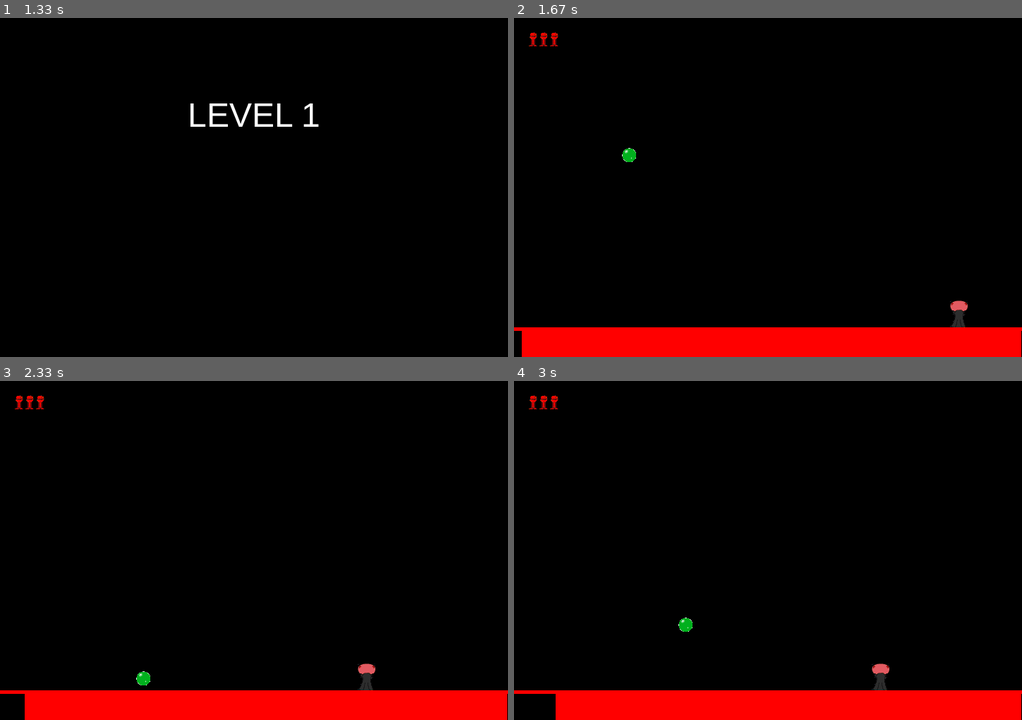
Above: before the commit, frames 1-4 (two rows, left to right).
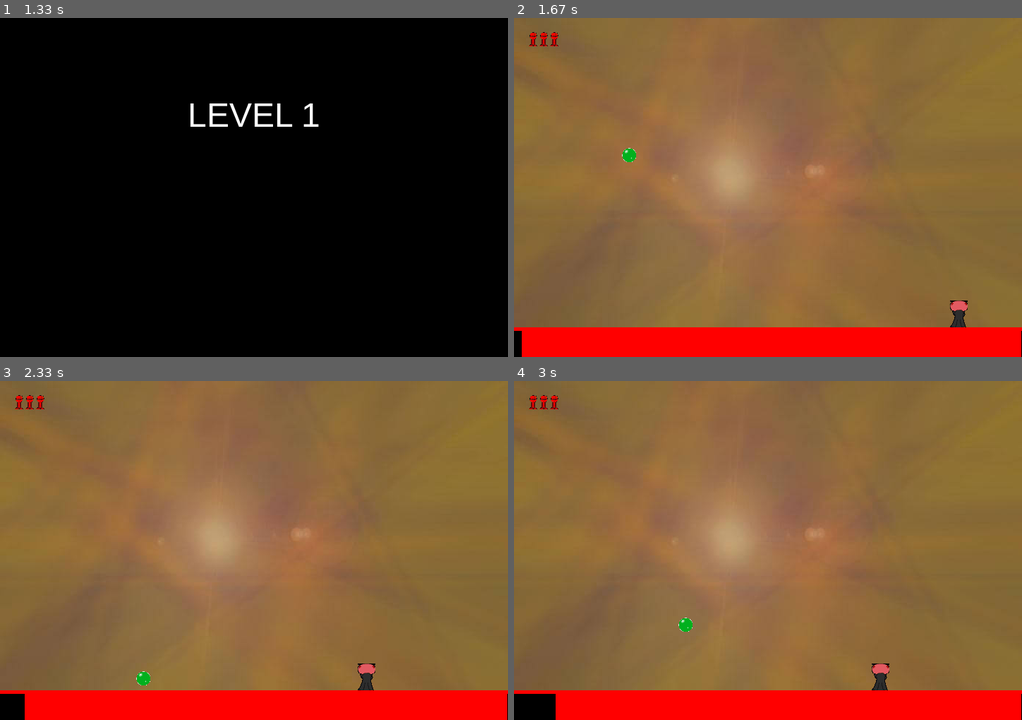
Above: after the commit, the same moments.

Repository: ratchek/bubble-trouble-pygame
Game: pygame game, started from src/game.py
Same seed, same stepped clock (60 frames per second), same inputs: the game is played once before the commit and once after it.
Inputs:
- Up to frame 1 (1.33 s): tap Enter at 0.33 s; hold Right from 1.17 s (still down)
- Up to frame 2 (1.67 s): release Right at 1.63 s
- Up to frame 3 (2.33 s): hold Left 1.67-2.2 s; hold Left from 2.23 s (still down)
- Up to frame 4 (3 s): release Left at 2.63 s; hold Right from 2.67 s (still down)

Frame 1 is identical in both runs. In frame 2, 91% of the frame differs, in the area x 0-100%, y 0-92%; in frame 3, 91%; in frame 4, 91%.

Commit message:
Add background images

Diff:
--- a/src/game.py
+++ b/src/game.py
@@ -84,7 +84,7 @@
 
     def draw(self):
         # draw stuff
-        self.screen.fill(BG_COLOR)
+        Graphics.draw_background(game)
         self.all_sprites.draw(self.screen)
         Graphics.draw_console(game)
         Graphics.draw_lives(game)
--- a/src/graphics.py
+++ b/src/graphics.py
@@ -1,8 +1,18 @@
 import pygame
 from settings import *
 from spritesheet import Spritesheet
+from os import path
 class Graphics:
     sprite_sheet = None
+    @staticmethod
+    def draw_background(game):
+        game.screen.fill(BG_COLOR)
+        background_dir = path.join( path.dirname(__file__), "../img/bg/")
+        background_img = path.join(background_dir, "lvl{}.jpg".format(game.current_level ))
+        background = pygame.image.load(background_img).convert()
+        background = pygame.transform.scale(background, (WIDTH, GAME_FLOOR))
+        background_rect = background.get_rect()
+        game.screen.blit(background, background_rect)
     @staticmethod
     def show_start_screen(game):
         # game splash/start screen
--- a/src/levels.py
+++ b/src/levels.py
@@ -25,7 +25,7 @@
                         "x": WIDTH/5,
                         "y": 60,
                         "stage": 2,
-                        "color": "blue",
+                        "color": "orange",
                         "speed_x": BUBBLE_HORIZONTAL_SPEED,
                         "speed_y": 0,
                         },
@@ -268,5 +268,4 @@
             },
         ]
 
-# NO_OF_LEVELS = len(LEVELS)
-NO_OF_LEVELS =2
+NO_OF_LEVELS = len(LEVELS)
Binary file added: img/bg/lvl0.jpg
Binary file added: img/bg/lvl1.jpg
Binary file added: img/bg/lvl10.jpg
Binary file added: img/bg/lvl11.jpg
Binary file added: img/bg/lvl12.jpg
Binary file added: img/bg/lvl13.jpg
Binary file added: img/bg/lvl14.jpg
Binary file added: img/bg/lvl15.jpg
Binary file added: img/bg/lvl16.jpg
Binary file added: img/bg/lvl17.jpg
Binary file added: img/bg/lvl18.jpg
Binary file added: img/bg/lvl19.jpg
(and 10 more such lines)
